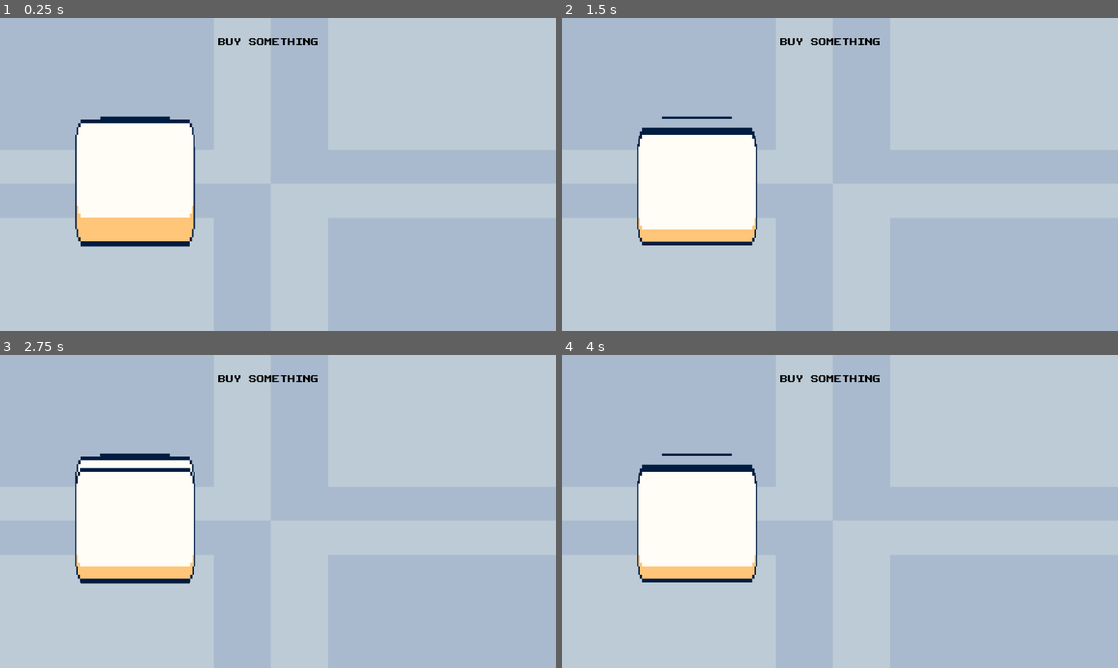
Above: before the commit, frames 1-4 (two rows, left to right).
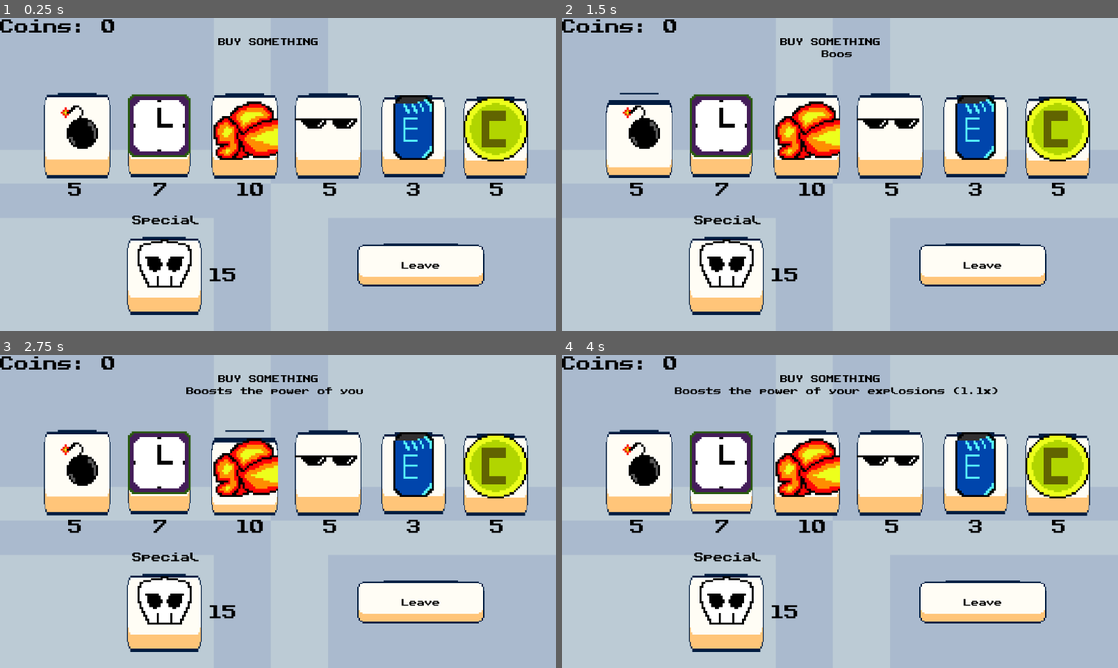
Above: after the commit, the same moments.

Repository: Kirb54/gwj-73
Game: Godot game, scene res://shop.tscn
The game is run twice, just before and just after one commit, with the same random seed, the same clock (stepped at 60 frames per second) and the same inputs. The project has no main scene, so this scene is started directly.
Inputs (mouse positions are in pixels of both pictures, inside the frame that each line leads up to):
- Up to frame 1 (0.25 s): no input
- Up to frame 2 (1.5 s): click (695, 180) at 0.52 s; click (639, 136) at 1.27 s
- Up to frame 3 (2.75 s): click (244, 473) at 2.02 s
- Up to frame 4 (4 s): click (890, 473) at 2.77 s; click (723, 473) at 3.52 s

The runs differ from the first frame. In frame 1, 30% of the frame differs, in the area x 0-95%, y 0-95%; in frame 2, 30%; in frame 3, 30%; in frame 4, 30%.

Commit message:
added items to shop and discriptions for all of them

Diff:
--- /dev/null
+++ b/shop.gd
@@ -0,0 +1,122 @@
+extends Node2D
+
+
+@onready var waittimer = $waittimer
+@onready var discription = $discription
+@onready var specialitemframe = $specialitemframe
+@onready var specialitem = randi_range(0,3)
+@onready var coinlabel = $coinlabel
+
+
+
+const booststr = 'Boosts the power of your explosions (1.1x)'
+const clock = 'Increases the time you have remaining (+20 sec)'
+const boostcount = 'Increases the amout of explosions you can do midair (+1)'
+const fuseincrease = 'Decreases the amout of fuse you use (0.9x)'
+const cashgrab = 'Increase the amout of money you get when you kill an enemy (+1)'
+const energydrink = 'Increase movement speed (1.2x)'
+const doubletrouble = 'You double your explosion strengh but you also duse double of your fuse (2x)'
+const floaty = 'Decrease your gravity but decrease your max health (1.3x,-1)'
+const deathdefience = 'You no longer lose time when you die but you only have 1 health'
+const uncontrollable = 'You can overspend your fuse but you will lose control over your direction'
+
+var typing = false
+var focused = false
+
+func _ready():
+	specialitemframe.frame = specialitem
+#0 = death
+#1 = uncontrol
+#2 = floaty
+#3 = double
+
+# Called every frame. 'delta' is the elapsed time since the previous frame.
+func _process(delta):
+	updatemoney()
+
+func addiscription(disc):
+	if not typing:
+		discription.text = ''
+		typing = true
+		for i in disc:
+			discription.text = discription.text + i
+			if focused:
+				waittimer.start()
+				await waittimer.timeout
+		typing = false
+
+
+
+
+func _on_strbutton_mouse_entered():
+	focused = true
+	addiscription(booststr)
+
+
+
+func _on_strbutton_mouse_exited():
+	focused = false
+
+
+func _on_explobutton_mouse_entered():
+	focused = true
+	addiscription(boostcount)
+
+
+func _on_explobutton_mouse_exited():
+	focused = false
+
+
+func _on_fusebutton_mouse_entered():
+	focused = true
+	addiscription(fuseincrease)
+
+
+func _on_fusebutton_mouse_exited():
+	focused = false
+
+
+func _on_clockbutton_mouse_entered():
+	focused = true
+	addiscription(clock)
+
+
+func _on_clockbutton_mouse_exited():
+	focused = false
+
+
+func _on_drinkbutton_mouse_entered():
+	focused = true
+	addiscription(energydrink)
+
+
+func _on_drinkbutton_mouse_exited():
+	focused = false
+
+
+func _on_coinbutton_mouse_entered():
+	focused = true
+	addiscription(cashgrab)
+
+
+func _on_coinbutton_mouse_exited():
+	focused = false
+
+
+func _on_specialitem_mouse_entered():
+	focused = true
+	if specialitem == 0:
+		addiscription(deathdefience)
+	elif specialitem == 1:
+		addiscription(uncontrollable)
+	elif specialitem == 2:
+		addiscription(floaty)
+	elif specialitem == 3:
+		addiscription(doubletrouble)
+
+
+func _on_specialitem_mouse_exited():
+	focused = false
+
+func updatemoney():
+	coinlabel.text = 'Coins: ' + str(gb.coins)
--- a/shop.tscn
+++ b/shop.tscn
@@ -1,10 +1,42 @@
-[gd_scene load_steps=3 format=3 uid="uid://ctnu5l51vu38c"]
-
+[gd_scene load_steps=15 format=3 uid="uid://ctnu5l51vu38c"]
+
+[ext_resource type="Script" path="res://shop.gd" id="1_6s0hx"]
 [ext_resource type="Texture2D" uid="uid://sfs6rm76gf3w" path="res://assets/Blue.png" id="1_6xkfc"]
 [ext_resource type="Theme" uid="uid://g4ngimo1kysp" path="res://assets/delaulttheme.tres" id="2_iqq8w"]
+[ext_resource type="Texture2D" uid="uid://b8tu1jibh8wb2" path="res://assets/upgrades/bomb.png" id="4_idqs5"]
+[ext_resource type="Texture2D" uid="uid://bbe6glfbtutpb" path="res://assets/upgrades/explosion.png" id="5_8etbm"]
+[ext_resource type="Texture2D" uid="uid://crgedacxrhsrx" path="res://assets/upgrades/glasses.png" id="6_dfnb3"]
+[ext_resource type="Texture2D" uid="uid://bn8hd883irxky" path="res://assets/upgrades/clock.png" id="7_kbukp"]
+[ext_resource type="Texture2D" uid="uid://dah5db4vf1qp4" path="res://assets/upgrades/drink.png" id="8_c7484"]
+[ext_resource type="Texture2D" uid="uid://dqukplxg7nbhc" path="res://assets/upgrades/coin.png" id="9_dpn8k"]
+[ext_resource type="Texture2D" uid="uid://elndcrr4ft3u" path="res://assets/upgrades/skull.png" id="10_qojag"]
+[ext_resource type="Texture2D" uid="uid://cax8qhrlu5xma" path="res://assets/upgrades/uncontrollable.png" id="11_ni2x5"]
+[ext_resource type="Texture2D" uid="uid://y4g18v5sxgix" path="res://assets/upgrades/floatyshoes.png" id="12_upvvv"]
+[ext_resource type="Texture2D" uid="uid://br80lcn1b4pq6" path="res://assets/upgrades/double bomb.png" id="13_43y0u"]
+
+[sub_resource type="SpriteFrames" id="SpriteFrames_0h13a"]
+animations = [{
+"frames": [{
+"duration": 1.0,
+"texture": ExtResource("10_qojag")
+}, {
+"duration": 1.0,
+"texture": ExtResource("11_ni2x5")
+}, {
+"duration": 1.0,
+"texture": ExtResource("12_upvvv")
+}, {
+"duration": 1.0,
+"texture": ExtResource("13_43y0u")
+}],
+"loop": true,
+"name": &"frame",
+"speed": 5.0
+}]
 
 [node name="shop" type="Node2D"]
 texture_filter = 1
+script = ExtResource("1_6s0hx")
 
 [node name="Blue" type="Sprite2D" parent="."]
 position = Vector2(561.5, 343.5)
@@ -20,9 +52,212 @@
 theme_override_colors/font_color = Color(0, 0, 0, 1)
 text = "BUY SOMETHING"
 
-[node name="Button" type="Button" parent="."]
-offset_left = 156.0
-offset_top = 204.0
-offset_right = 404.0
-offset_bottom = 473.0
-theme = ExtResource("2_iqq8w")
+[node name="strbutton" type="Button" parent="."]
+offset_left = 91.0
+offset_top = 155.0
+offset_right = 229.0
+offset_bottom = 332.0
+theme = ExtResource("2_iqq8w")
+icon = ExtResource("4_idqs5")
+icon_alignment = 1
+vertical_icon_alignment = 0
+expand_icon = true
+
+[node name="explobutton" type="Button" parent="."]
+offset_left = 438.0
+offset_top = 156.0
+offset_right = 576.0
+offset_bottom = 333.0
+theme = ExtResource("2_iqq8w")
+icon = ExtResource("5_8etbm")
+icon_alignment = 1
+vertical_icon_alignment = 0
+expand_icon = true
+
+[node name="fusebutton" type="Button" parent="."]
+offset_left = 611.0
+offset_top = 156.0
+offset_right = 749.0
+offset_bottom = 333.0
+theme = ExtResource("2_iqq8w")
+icon = ExtResource("6_dfnb3")
+icon_alignment = 1
+vertical_icon_alignment = 0
+expand_icon = true
+
+[node name="clockbutton" type="Button" parent="."]
+offset_left = 265.0
+offset_top = 158.0
+offset_right = 395.0
+offset_bottom = 330.0
+theme = ExtResource("2_iqq8w")
+icon = ExtResource("7_kbukp")
+icon_alignment = 1
+vertical_icon_alignment = 0
+expand_icon = true
+
+[node name="discription" type="Label" parent="."]
+offset_left = 3.0
+offset_top = 65.0
+offset_right = 1138.0
+offset_bottom = 186.0
+theme = ExtResource("2_iqq8w")
+theme_override_colors/font_color = Color(0, 0, 0, 1)
+horizontal_alignment = 1
+
+[node name="waittimer" type="Timer" parent="."]
+wait_time = 0.05
+one_shot = true
+
+[node name="drinkbutton" type="Button" parent="."]
+offset_left = 790.0
+offset_top = 160.0
+offset_right = 924.0
+offset_bottom = 330.0
+theme = ExtResource("2_iqq8w")
+icon = ExtResource("8_c7484")
+icon_alignment = 1
+vertical_icon_alignment = 0
+expand_icon = true
+
+[node name="coinbutton" type="Button" parent="."]
+offset_left = 960.0
+offset_top = 163.0
+offset_right = 1094.0
+offset_bottom = 333.0
+theme = ExtResource("2_iqq8w")
+icon = ExtResource("9_dpn8k")
+icon_alignment = 1
+vertical_icon_alignment = 0
+expand_icon = true
+
+[node name="cost" type="Label" parent="."]
+offset_left = 136.0
+offset_top = 338.0
+offset_right = 176.0
+offset_bottom = 401.0
+theme = ExtResource("2_iqq8w")
+theme_override_colors/font_color = Color(0, 0, 0, 1)
+theme_override_font_sizes/font_size = 30
+text = "5"
+horizontal_alignment = 1
+
+[node name="cost2" type="Label" parent="."]
+offset_left = 313.0
+offset_top = 338.0
+offset_right = 353.0
+offset_bottom = 401.0
+theme = ExtResource("2_iqq8w")
+theme_override_colors/font_color = Color(0, 0, 0, 1)
+theme_override_font_sizes/font_size = 30
+text = "7"
+horizontal_alignment = 1
+
+[node name="cost3" type="Label" parent="."]
+offset_left = 488.0
+offset_top = 338.0
+offset_right = 548.0
+offset_bottom = 401.0
+theme = ExtResource("2_iqq8w")
+theme_override_colors/font_color = Color(0, 0, 0, 1)
+theme_override_font_sizes/font_size = 30
+text = "10"
+
+[node name="cost4" type="Label" parent="."]
+offset_left = 655.0
+offset_top = 338.0
+offset_right = 715.0
+offset_bottom = 401.0
+theme = ExtResource("2_iqq8w")
+theme_override_colors/font_color = Color(0, 0, 0, 1)
+theme_override_font_sizes/font_size = 30
+text = "5"
+horizontal_alignment = 1
+
+[node name="cost5" type="Label" parent="."]
+offset_left = 828.0
+offset_top = 338.0
+offset_right = 888.0
+offset_bottom = 401.0
+theme = ExtResource("2_iqq8w")
+theme_override_colors/font_color = Color(0, 0, 0, 1)
+theme_override_font_sizes/font_size = 30
+text = "3"
+horizontal_alignment = 1
+
+[node name="cost6" type="Label" parent="."]
+offset_left = 1000.0
+offset_top = 338.0
+offset_right = 1060.0
+offset_bottom = 401.0
+theme = ExtResource("2_iqq8w")
+theme_override_colors/font_color = Color(0, 0, 0, 1)
+theme_override_font_sizes/font_size = 30
+text = "5"
+horizontal_alignment = 1
+
+[node name="specialitem" type="Button" parent="."]
+offset_left = 263.0
+offset_top = 453.0
+offset_right = 418.0
+offset_bottom = 615.0
+theme = ExtResource("2_iqq8w")
+
+[node name="speciallabel" type="Label" parent="."]
+offset_left = 274.0
+offset_top = 407.0
+offset_right = 414.0
+offset_bottom = 430.0
+theme = ExtResource("2_iqq8w")
+theme_override_colors/font_color = Color(0, 0, 0, 1)
+theme_override_font_sizes/font_size = 20
+text = "Special"
+
+[node name="specialitemframe" type="AnimatedSprite2D" parent="."]
+position = Vector2(341, 518)
+scale = Vector2(4, 4)
+sprite_frames = SubResource("SpriteFrames_0h13a")
+animation = &"frame"
+
+[node name="specialitemcost" type="Label" parent="."]
+offset_left = 431.0
+offset_top = 515.0
+offset_right = 496.0
+offset_bottom = 561.0
+theme = ExtResource("2_iqq8w")
+theme_override_colors/font_color = Color(0, 0, 0, 1)
+theme_override_font_sizes/font_size = 30
+text = "15"
+
+[node name="coinlabel" type="Label" parent="."]
+offset_right = 92.0
+offset_bottom = 60.0
+theme = ExtResource("2_iqq8w")
+theme_override_colors/font_color = Color(0, 0, 0, 1)
+theme_override_font_sizes/font_size = 30
+text = "Coins: 0"
+
+[node name="leavebutton" type="Button" parent="."]
+offset_left = 740.0
+offset_top = 467.0
+offset_right = 1004.0
+offset_bottom = 556.0
+theme = ExtResource("2_iqq8w")
+text = "Leave"
+
+[connection signal="focus_entered" from="strbutton" to="." method="_on_strbutton_focus_entered"]
+[connection signal="focus_exited" from="strbutton" to="." method="_on_strbutton_focus_exited"]
+[connection signal="mouse_entered" from="strbutton" to="." method="_on_strbutton_mouse_entered"]
+[connection signal="mouse_exited" from="strbutton" to="." method="_on_strbutton_mouse_exited"]
+[connection signal="mouse_entered" from="explobutton" to="." method="_on_explobutton_mouse_entered"]
+[connection signal="mouse_exited" from="explobutton" to="." method="_on_explobutton_mouse_exited"]
+[connection signal="mouse_entered" from="fusebutton" to="." method="_on_fusebutton_mouse_entered"]
+[connection signal="mouse_exited" from="fusebutton" to="." method="_on_fusebutton_mouse_exited"]
+[connection signal="mouse_entered" from="clockbutton" to="." method="_on_clockbutton_mouse_entered"]
+[connection signal="mouse_exited" from="clockbutton" to="." method="_on_clockbutton_mouse_exited"]
+[connection signal="mouse_entered" from="drinkbutton" to="." method="_on_drinkbutton_mouse_entered"]
+[connection signal="mouse_exited" from="drinkbutton" to="." method="_on_drinkbutton_mouse_exited"]
+[connection signal="mouse_entered" from="coinbutton" to="." method="_on_coinbutton_mouse_entered"]
+[connection signal="mouse_exited" from="coinbutton" to="." method="_on_coinbutton_mouse_exited"]
+[connection signal="mouse_entered" from="specialitem" to="." method="_on_specialitem_mouse_entered"]
+[connection signal="mouse_exited" from="specialitem" to="." method="_on_specialitem_mouse_exited"]
Binary file added: assets/10coin.png
Not shown, added: assets/10coin.png.import
Binary file added: assets/upgrades/coin.png
Not shown, added: assets/upgrades/coin.png.import
Binary file added: assets/upgrades/drink.png
Not shown, added: assets/upgrades/drink.png.import
Binary file added: assets/upgrades/floatyshoes.png
Not shown, added: assets/upgrades/floatyshoes.png.import
Binary file added: assets/upgrades/skull.png
Not shown, added: assets/upgrades/skull.png.import
Binary file added: assets/upgrades/uncontrollable.png
Not shown, added: assets/upgrades/uncontrollable.png.import
